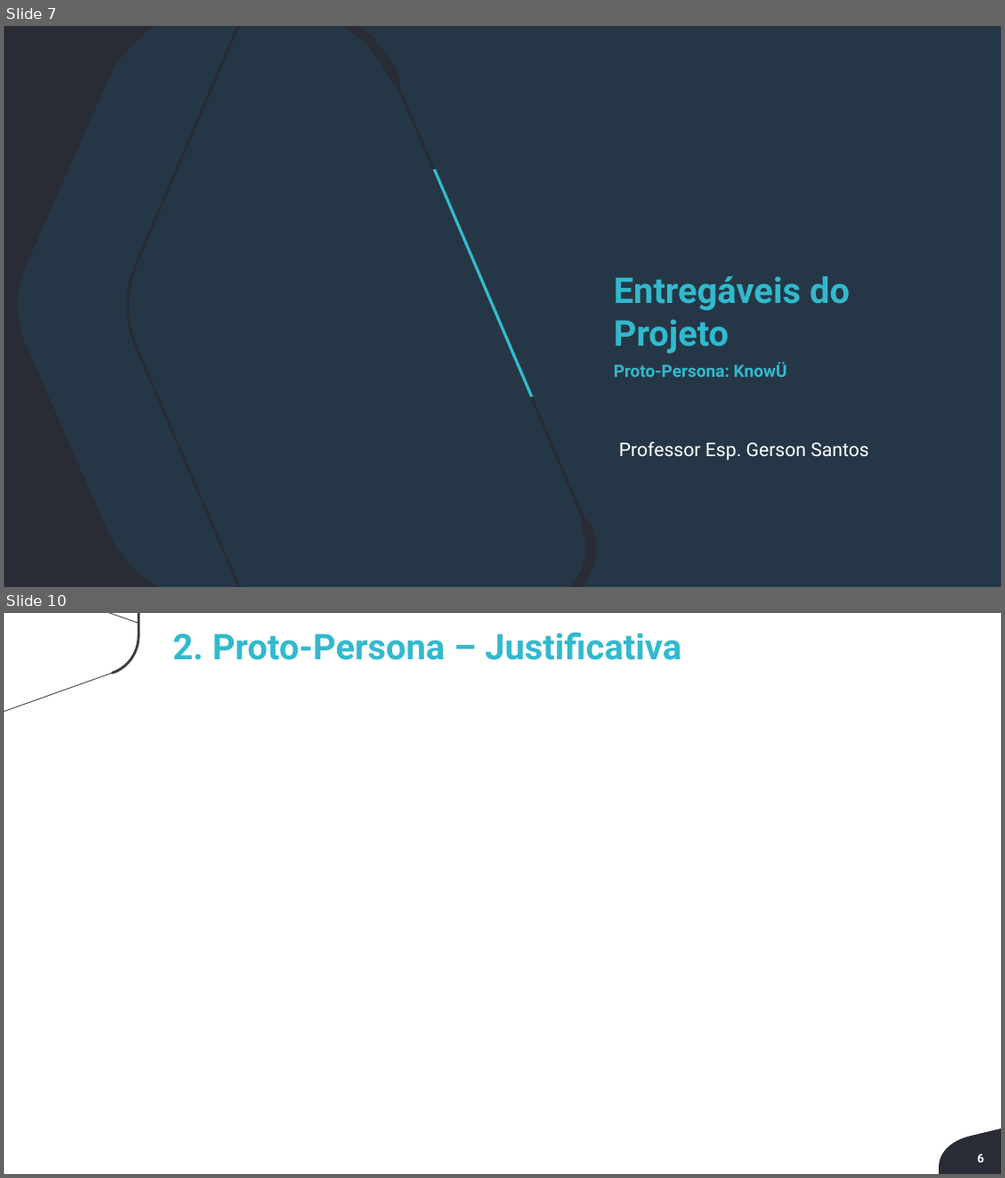
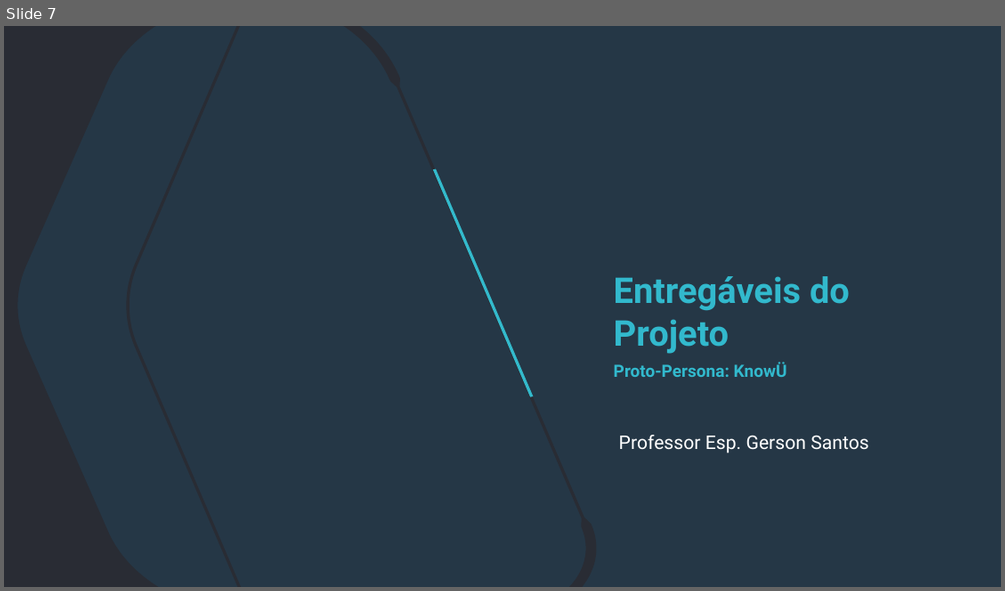
Before and after one commit to fekling/Knowu-Grupo5, a slide deck: Documentação/Sprint 1 - Entregavel do Projeto - v2 - Aluno-1.pptx. Shown one above the other, each under a label of ours: slides 7 and 10 before the commit, slide 7 after it; the slides between them are not shown. The pictures are 1005x1178 and 1005x591 pixels, drawn with LibreOffice and Linux fonts; fonts in the diff are those of the drawing; background and template pictures are left out. Boxes give left, top, right and bottom in pixels: in the first picture for what was removed or moved away, otherwise in the second. Text is boxed around its words. In the diff, an @@ line names an element or a change of style, - is before the commit and + after.

Commit message:
feat: creating proto-persona knowu

```diff
--- a/Documentação/Sprint 1 - Entregavel do Projeto - v2 - Aluno-1.pptx
+++ b/Documentação/Sprint 1 - Entregavel do Projeto - v2 - Aluno-1.pptx
@@ slide 10 removed at [4,613,1001,1174], background #FFFFFF @@
@@ freeform shape removed at [4,613,139,712] @@
@@ text removed at [173,632,681,660] @@
-2. Proto-Persona – Justificativa
@@ freeform shape removed at [939,1128,1001,1174] @@
@@ text removed at [977,1153,984,1162] @@
-6
@@ slide 7 changed as well @@
@@ text "Professor Esp. Gerson Santos": place and size @@
-text "Professor Esp. Gerson Santos" at [619,442,868,460]
+text "Professor Esp. Gerson Santos" at [619,435,868,453]
```
Also in this commit, not shown: 11 other slides changed, 2 other files.
